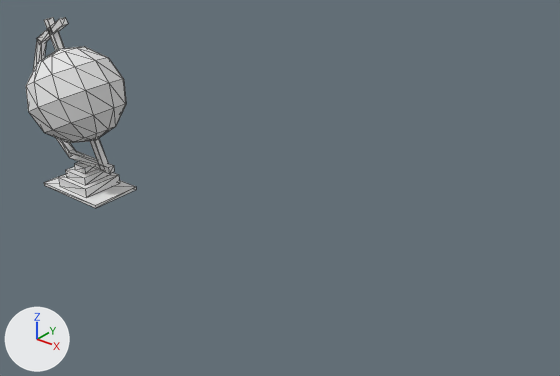
What one commit did to the glTF model src/assets/models/globe.glb.
Before and after are seen from a camera (50 mm lens) standing at (261.0, -216.0, 237.0) and looking at (36.0, 65.0, 63.0). The lights are fixed; the arrows at lower left show +X, +Y and +Z. Mesh edges are drawn as thin lines. Where no turn or scale is listed for an object, it has been applied to the vertices. Vertices at the same position are counted once.

Script lines for the objects in view, before the commit:
```python
ob_cube = bpy.data.objects.new('cube', me_mesh_0)
ob_cube.location = (-101.2, 52.6, 80.0)
ob_cube_001 = bpy.data.objects.new('cube.001', me_mesh_1)
ob_cube_001.location = (-102.2, 52.6, 80.0)
ob_cube_002 = bpy.data.objects.new('cube.002', me_mesh_2)
ob_cube_002.location = (-103.2, 52.6, 75.0)
ob_cube_003 = bpy.data.objects.new('cube.003', me_mesh_3)
ob_cube_003.location = (-103.2, 52.6, 70.0)
ob_cube_004 = bpy.data.objects.new('cube.004', me_mesh_4)
ob_cube_004.location = (-103.2, 52.6, 64.0)
ob_cube_007 = bpy.data.objects.new('cube.007', me_mesh_7)
ob_cube_007.location = (-144.7, 52.6, 76.0)
ob_cube_008 = bpy.data.objects.new('cube.008', me_mesh_8)
ob_cube_008.location = (-141.7, 52.6, 102.0)
ob_globe = bpy.data.objects.new('Globe', None)
ob_globe.parent = ob_node_14
ob_globe.location = (-107.6, 54.29, 85.64)
ob_globe.rotation_euler = (0.0, 0.0, -3.142)  # degrees (0, 0, -180)
ob_globe_1 = bpy.data.objects.new('globe', me_mesh_10)
ob_globe_1.parent = ob_globe3
ob_globe_1.location = (0.0, 0.0, 0.0)
# also in view: 'cube.009' at (-108.0, 53.0, 86.0)
```
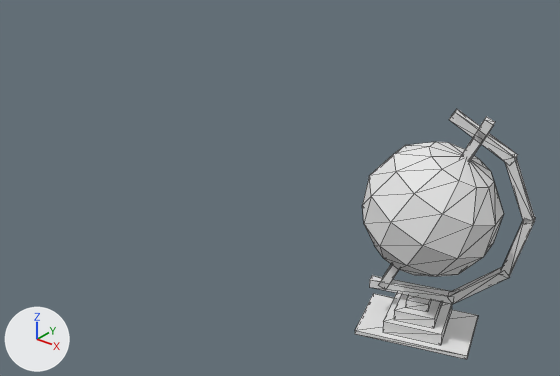
ob_globe is not drawn itself; it is the parent of ob_stand, ob_globe3.
ob_stand is not drawn itself; it is the parent of ob_cube_005, ob_cube_006, ob_cube_009.
ob_globe3 is not drawn itself; it is the parent of ob_globe_1.

Where the newer file only moved an object's origin or applied its transform, the numbers keep the older frame.

Changed parts and their boxes (x1, y1, x2, y2) in the pictures (560 x 376 px):
'globe', moved, turned
    before: (26, 46, 126, 143)
    after: (362, 142, 504, 277)
'cube.004', mesh turned
    before: (44, 174, 136, 208)
    after: (355, 293, 478, 359)
'cube.003', mesh turned
    before: (58, 172, 119, 198)
    after: (383, 293, 452, 345)
'cube', mesh turned
    before: (69, 151, 114, 173)
    after: (369, 275, 453, 304)
'cube.002', mesh turned
    before: (66, 167, 111, 185)
    after: (394, 294, 443, 328)
'cube.005', moved, turned
    before: (36, 17, 68, 44)
    after: (449, 109, 517, 165)
'cube.009', moved, turned
    before: (44, 17, 108, 169)
    after: (379, 117, 495, 289)
'cube.008', reshaped
    before: (33, 39, 46, 70)
    after: (505, 159, 534, 223)
'cube.006', moved, turned
    before: (55, 137, 75, 156)
    after: (447, 267, 507, 304)
'cube.007', reshaped (not visible before)
    after: (501, 217, 535, 278)
'cube.001', mesh turned
    before: (74, 162, 96, 174)
    after: (405, 295, 432, 312)

The change, as a list of edits to the scene's bpy script:
```text
Change me_mesh_0:
    where me_mesh_0.from_pydata(...)  # 8 vertices, 12 faces; spans x -20.0..18.0, y -2.0..2.0, z -38.0..-34.0
    used by ob_cube; location = (-101.2, 52.6, 80.0)
    me_mesh_0 part 1: the whole mesh is turned 17.5 degrees about the z axis through its middle, then moved by (225.2, -1.5, 0.0)
Change me_mesh_1:
    where me_mesh_1.from_pydata(...)  # 8 vertices, 12 faces; spans x -9.0..1.0, y -6.0..6.0, z -42.0..-38.0
    used by ob_cube_001; location = (-102.2, 52.6, 80.0)
    me_mesh_1 part 2: the whole mesh is turned 17.5 degrees about the z axis through its middle, then moved by (233.02, -0.34, 0.0)
Change me_mesh_2:
    where me_mesh_2.from_pydata(...)  # 8 vertices, 12 faces; spans x -12.0..6.0, y -10.0..10.0, z -42.0..-37.0
    used by ob_cube_002; location = (-103.2, 52.6, 75.0)
    me_mesh_2 part 3: the whole mesh is turned 17.5 degrees about the z axis through its middle, then moved by (233.0, -0.3, 0.0)
Change me_mesh_3:
    where me_mesh_3.from_pydata(...)  # 8 vertices, 12 faces; spans x -16.0..10.0, y -13.0..13.0, z -43.0..-37.0
    used by ob_cube_003; location = (-103.2, 52.6, 70.0)
    me_mesh_3 part 4: the whole mesh is turned 17.5 degrees about the z axis through its middle, then moved by (233.0, -0.3, 0.0)
Change me_mesh_4:
    where me_mesh_4.from_pydata(...)  # 8 vertices, 12 faces; spans x -28.0..22.0, y -16.0..16.0, z -39.0..-37.0
    used by ob_cube_004; location = (-103.2, 52.6, 64.0)
    me_mesh_4 part 5: the whole mesh is turned 17.5 degrees about the z axis through its middle, then moved by (233.0, -0.3, 0.0)
Change me_mesh_7:
    where me_mesh_7.from_pydata(...)  # 8 vertices, 12 faces; spans x -4.7..5.7, y -2.0..2.0, z -15.5..13.7
    used by ob_cube_007; location = (-144.7, 52.6, 76.0)
    me_mesh_7 part 6: the whole mesh is multiplied about its middle by the matrix ((-0.857, -0.301, -0.418), (-0.27, 0.954, -0.132), (0.438, 0.0, -0.899)), then moved by (307.2, 11.1, 0.0)
Change me_mesh_8:
    where me_mesh_8.from_pydata(...)  # 8 vertices, 12 faces; spans x -7.5..7.3, y -2.0..2.0, z -15.2..13.1
    used by ob_cube_008; location = (-141.7, 52.6, 102.0)
    me_mesh_8 part 7: the whole mesh is multiplied about its middle by the matrix ((-0.674, -0.301, 0.674), (-0.213, 0.954, 0.213), (-0.707, 0.0, -0.707)), then moved by (302.6, 10.4, 0.0)
Change ob_globe:
    ob_globe.location: (-107.6, 54.29, 85.64) -> (127.6, 54.29, 85.64)
    ob_globe.rotation_euler: (0.0, 0.0, -3.142) -> (0.0, 0.0, -2.836)  # degrees (0, 0, -180) -> degrees (0, 0, -162)
Change ob_stand:
    ob_stand.location: (34.11, 1.71, 16.36) -> (-34.11, 1.71, 16.36)
Change ob_cube_005:
    ob_cube_005.location: (-16.5, 0.0, 19.0) -> (16.5, 0.0, 19.0)
    ob_cube_005.rotation_euler: (0.0, 0.559, 0.0) -> (0.0, -0.559, 0.0)  # degrees (0, 32, 0) -> degrees (0, -32, 0)
Change ob_cube_006:
    ob_cube_006.location: (-11.0, 0.0, -49.0) -> (11.0, 0.0, -49.0)
    ob_cube_006.rotation_euler: (-0.0442, -0.708, -0.00394) -> (-0.0442, 0.708, 0.00394)  # degrees (-2.5, -41, -0.2) -> degrees (-2.5, 41, 0.2)
Change ob_cube_009:
    ob_cube_009.location: (-37.5, 0.0, -25.0) -> (37.5, 0.0, -25.0)
    ob_cube_009.rotation_euler: (0.0, 0.419, 0.0) -> (0.0, -0.419, 0.0)  # degrees (0, 24, 0) -> degrees (0, -24, 0)
Change ob_globe3:
    ob_globe3.rotation_euler: (-0.0751, 0.43, -0.178) -> (0.0751, -0.43, -0.178)  # degrees (-4.3, 25, -10) -> degrees (4.3, -25, -10)
```
